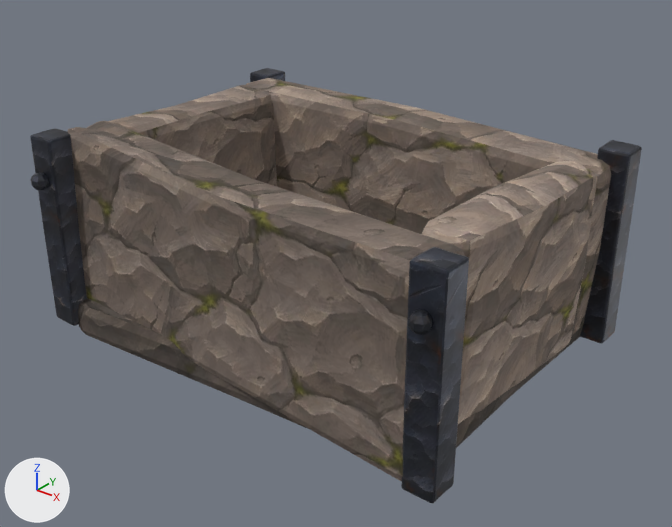
An edit to the glTF model assets/models/stations/chest_stone.glb, drawn before and after from the same camera.
One viewpoint serves both versions: a 50 mm camera at (1.189, -1.469, 1.121) aimed at (0.04, -0.033, 0.231). Arrows for +X, +Y and +Z are at lower left; the lights stay in place. The older version comes first. Vertices at exactly the same position are counted once.

Names of what the first picture shows: 'model'.
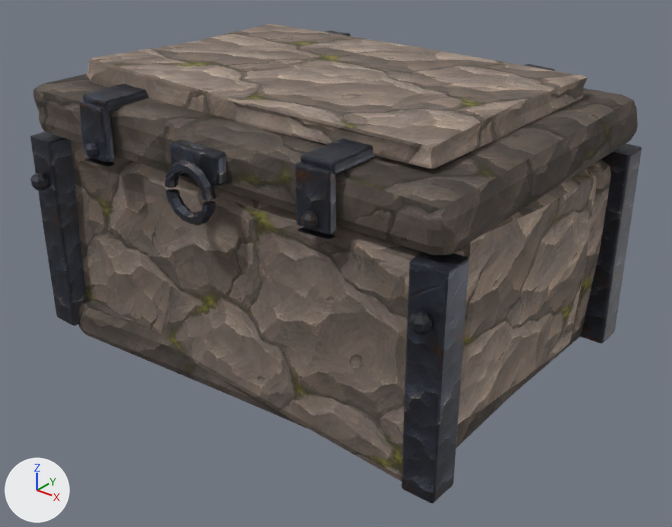
The newer file is also turned or shifted as a whole; pictures and numbers use the older file's frame.

What differs and where, as boxes [x1, y1, x2, y2] in the pictures (672 x 527 px; the box of a moved part takes in the faces that stretch with it):
'model', reshaped: before [30, 68, 642, 503]; after [30, 132, 642, 503]
'lid', added: after [33, 24, 638, 255]
    faces in mat_stone_a (picture img_stone_a): [87, 24, 587, 169]
    faces in mat_stone_dark (picture img_stone_dark): [33, 74, 638, 255]
    faces in mat_iron_b (picture img_iron_b): [79, 31, 555, 234]
part 1 of me_sphere_003, added: after [166, 189, 216, 225]
part 2 of me_sphere_003, added: after [85, 158, 115, 167]
part 3 of me_sphere_003, added: after [298, 227, 336, 240]
part 4 of me_sphere_003, moved or reshaped: before [411, 140, 642, 274]; after [411, 144, 642, 274]
part 5 of me_sphere_003, moved or reshaped (mostly hidden afterwards): before [30, 107, 252, 196]; after [30, 132, 224, 202]
part 6 of me_sphere_003, moved or reshaped (mostly hidden afterwards): before [245, 68, 602, 161]; after [591, 161, 600, 167]

The change, as a list of edits to the scene's bpy script:
```text
Change me_sphere_003:
    used by ob_model
    remove me_sphere_003.from_pydata(...)  # 1130 vertices, 2204 faces; spans x -0.531..0.531, y -0.409..0.409, z 0.0..0.507
    add me_sphere_003.from_pydata(...)  # 1394 vertices, 2712 faces; spans x -0.531..0.531, y -0.415..0.409, z 0.0..0.493
    me_sphere_003 part 1: a new loose piece of 48 vertices spanning x -0.06..0.06, y -0.415..-0.395, z 0.441..0.493, in mat_iron_b (picture img_iron_b)
    me_sphere_003 part 2: a new loose piece of 42 vertices spanning x -0.315..-0.246, y -0.398..-0.373, z 0.489..0.493, in mat_iron_b (picture img_iron_b)
    me_sphere_003 part 3: a new loose piece of 39 vertices spanning x 0.247..0.314, y -0.397..-0.374, z 0.49..0.493, in mat_iron_b (picture img_iron_b)
    me_sphere_003 part 4: 3 vertices moved from x 0.495..0.529, y -0.376..0.377, z 0.495 to x 0.495..0.53, y -0.376..0.377, z 0.493; 42 vertices removed from x 0.445..0.528, y -0.377..0.377, z 0.494..0.497; 35 vertices added at x 0.427..0.529, y -0.377..0.377, z 0.493
    me_sphere_003 part 5: 4 vertices moved from x -0.528..-0.462, y -0.375..-0.311, z 0.494..0.495 to x -0.529..-0.462, y -0.376..-0.31, z 0.493; 31 vertices removed from x -0.528..-0.456, y -0.376..-0.216, z 0.494..0.507; 30 vertices added at x -0.528..-0.13, y -0.377..-0.176, z 0.493
    me_sphere_003 part 6: 1 vertex moved from x -0.495, y 0.377, z 0.495 to x -0.495, y 0.378, z 0.493; 27 vertices removed from x -0.529..0.001, y 0.241..0.377, z 0.494..0.498; 24 vertices added at x -0.529..0.029, y 0.236..0.377, z 0.493
    other edits to the shape of me_sphere_003 do not show in these pictures
Add me_torus_001:
    me_torus_001.from_pydata(...)  # 896 vertices, 1736 faces; spans x -0.527..0.525, y -0.814..0.0, z 0.005..0.16
    # faces by material slot: [1300, 202, 18, 216]
    me_torus_001.materials.append(mat_iron_b)  # picture img_iron_b
    me_torus_001.materials.append(mat_stone_dark)  # picture img_stone_dark
    me_torus_001.materials.append(mat_stone_b)  # picture img_stone_b
    me_torus_001.materials.append(mat_stone_a)  # picture img_stone_a
Add ob_lid:
    ob_lid = bpy.data.objects.new('lid', me_torus_001)
    ob_lid.location = (0.0, 0.399, 0.498)
```
